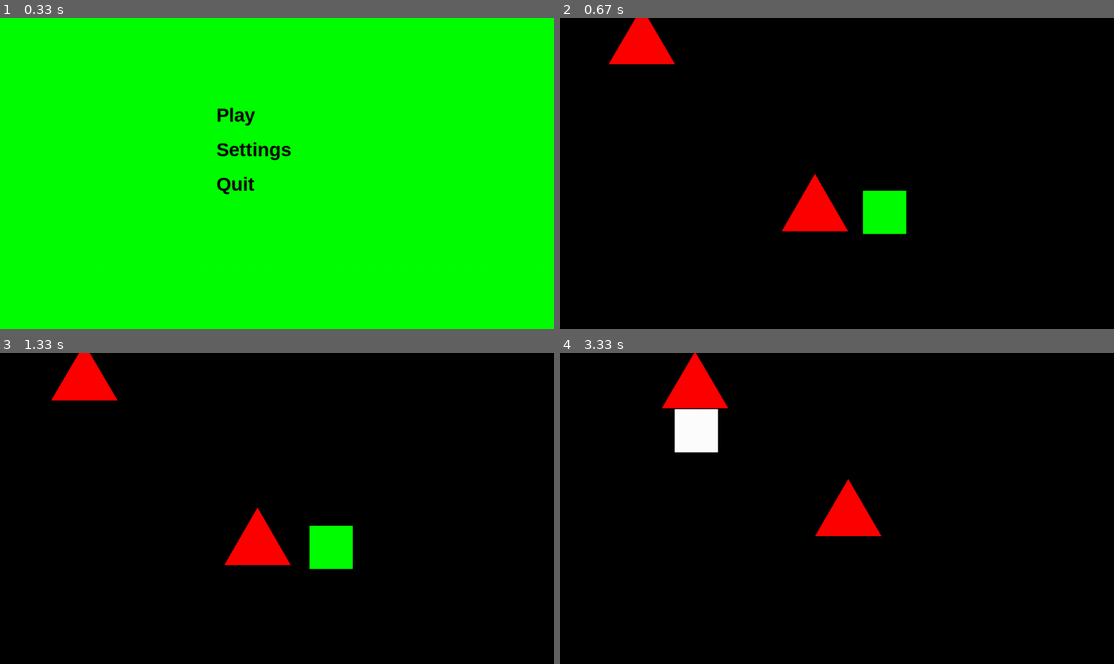
Above: before the commit, frames 1-4 (two rows, left to right).
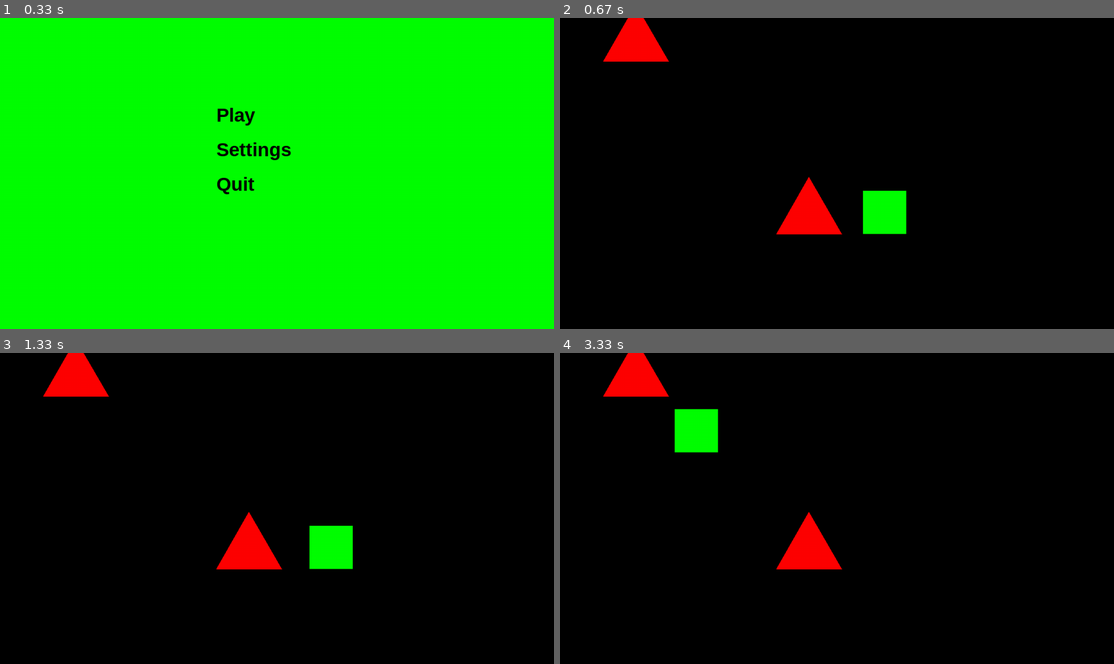
Above: after the commit, the same moments.

Repository: surfaceofbacon/pygame_rpg
Game: pygame game, started from main.py
Two runs of this game, one before a commit and one after it. Both use one fixed random seed, a clock stepped at 60 frames per second and the inputs below.
Inputs:
- Up to frame 1 (0.33 s): no input
- Up to frame 2 (0.67 s): click "Play" at 0.38 s
- Up to frame 3 (1.33 s): hold Esc 0.67-1.13 s; hold D 0.67-1.13 s; click "Resume" at 1.22 s
- Up to frame 4 (3.33 s): hold D 1.5-1.97 s; hold W 2-2.3 s; hold A 2.33-2.8 s; hold A from 2.83 s (still down)

Frame 1 is identical in both runs. In frame 2, 1.0% of the frame differs, in the area x 7-53%, y 0-70%; in frame 3, 1.3%; in frame 4, 5.5%, in the area x 7-59%, y 0-70%.

Commit message:
im pushing a bug...dont mind me

Diff:
--- a/check_ticks.py
+++ b/check_ticks.py
@@ -1,8 +1,13 @@
 import enemies
+import weapons
 
 
 def check(enemy):
-    if enemy.tick <= 0:
+    if enemy.tick <= 0 and type(enemy) == enemies.Hexagon:
+        print('shoot')
+        weapons.spawn_bullet(enemy)
+        enemy.tick = enemy.tick_speed
+    elif enemy.tick <= 0:
         enemy.attack()
         enemy.tick = enemy.tick_speed
     else:
--- a/draw_shape.py
+++ b/draw_shape.py
@@ -20,3 +20,16 @@
     vert_5 = (vert_4[0] - side_length, vert_4[1])
     dimension = vert_1, vert_2, vert_3, vert_4, vert_5
     pygame.draw.polygon(window.window, color, dimension)
+
+
+def draw_hexagon(color, start, size):
+    area = size * 1000
+    side_length = math.sqrt((2 * area) / (3 * math.sqrt(3)))
+    vert_1 = (start[0], start[1])
+    vert_2 = (vert_1[0] - (side_length * math.sin(math.pi / 6)), vert_1[1] - (side_length * math.cos(math.pi / 6)))
+    vert_3 = (vert_2[0] + (side_length * math.sin(math.pi / 6)), vert_2[1] - (side_length * math.cos(math.pi / 6)))
+    vert_4 = (vert_3[0] + side_length, vert_3[1])
+    vert_5 = (vert_4[0] + (side_length * math.sin(math.pi / 6)), vert_4[1] + (side_length * math.cos(math.pi / 6)))
+    vert_6 = (vert_5[0] - (side_length * math.sin(math.pi / 6)), vert_5[1] + (side_length * math.cos(math.pi / 6)))
+    dimension = vert_1, vert_2, vert_3, vert_4, vert_5, vert_6
+    pygame.draw.polygon(window.window, color, dimension)
--- a/enemies.py
+++ b/enemies.py
@@ -4,9 +4,12 @@
 import colors
 import draw_shape
 import player
+import weapons
+
 triangle_tick_speed = 5
 triangle_color = colors.red
 pentagon_color = colors.green
+hexagon_color = colors.blue
 enemies_list = []
 
 
@@ -25,7 +28,7 @@
     def kill(self):
         self.alive = False
 
-    def move(self, current_player_position: tuple, current_enemy_position: tuple):
+    def move_enemy(self, current_player_position: list, current_enemy_position: list):
         x_distance = (current_enemy_position[0] - current_player_position[0])
         y_distance = (current_enemy_position[1] - current_player_position[1])
         angle = math.atan(y_distance/x_distance)
@@ -33,6 +36,7 @@
             angle += math.pi
         self.position[0] += self.speed * math.cos(angle)
         self.position[1] += self.speed * math.sin(angle)
+
 
 
 class Triangle(Enemy):
@@ -74,3 +78,24 @@
             self.count = 1
         else:
             self.count -= 1
+
+
+class Hexagon(Enemy):
+    damage = 6
+    AC = 5
+    health = 10
+    speed = 5
+    range = 500
+    color = colors.black
+    tick_speed = 100
+    tick = 100
+
+    def draw(self, size):
+        draw_shape.draw_hexagon(self.color, self.position, size)
+
+    def check_color(self):
+        if self.count <= 0:
+            self.color = hexagon_color
+            self.count = 1
+        else:
+            self.count -= 1
--- a/movement.py
+++ b/movement.py
@@ -39,5 +39,3 @@
     if keys[pygame.K_ESCAPE]:
         boolean.play = False
         boolean.bool_pause = True
-def move(player_postion, enemy):
-    enemy.move(player_postion, enemy.position)
--- a/play_Screen.py
+++ b/play_Screen.py
@@ -1,8 +1,8 @@
 import boolean
-import draw_shape
+import weapons
 import enemies
 import window
-import random
+import player
 import colors
 levels = [colors.black, colors.white, colors.red, colors.green, colors.blue, colors.yellow, colors.cyan, colors.magenta, colors.gray]
 number = 0
@@ -26,4 +26,8 @@
     elif levels[num] == colors.white:
         pentagon_enemy = enemies.Pentagon([100, 100])
         enemies.enemies_list.append(pentagon_enemy)
+
+    elif levels[num] == colors.red:
+        hexagon_enemy = enemies.Hexagon([500, 500])
+        enemies.enemies_list.append(hexagon_enemy)
     boolean.generated = True
--- a/player.py
+++ b/player.py
@@ -23,6 +23,7 @@
         self.health = health
         self.color = color
         self.count = 5
+
     def attack(self, weapon, enemy):       # attack method gives the ability to attack enemies
         attack.attack(weapon, enemy)
 
--- a/weapons.py
+++ b/weapons.py
@@ -1,3 +1,11 @@
+import pygame
+import weapons
+import player
+import window
+import colors
+import math
+bullets = []
+bullet_position = []
 class Weapon:    # creates weapon class
 
     def __init__(self, modifier, damage, crit_chance, range):  # assigns modifier, damage, and crit_chance to
@@ -9,3 +17,30 @@
 
 
 iron_sword = Weapon(3, 5, 3, 150)    # creates an instance of a weapon and assigns it to a iron sword
+
+
+class Bullet:
+
+    def __init__(self, player_position: tuple):
+        self.player_position = player_position
+        self.speed = 10
+        self.x_distance = (bullet_position[0][0] - self.player_position[0])
+        self.y_distance = (bullet_position[0][1] - self.player_position[1])
+        self.angle = math.atan(self.y_distance / self.x_distance)
+        if self.x_distance > 0:
+            self.angle += math.pi
+        print(player_position)
+
+    def draw(self):
+        rectangle = (bullet_position[0][0], bullet_position[0][1], 10, 10)
+        pygame.draw.rect(window.window, colors.black, rectangle)
+
+    def move_bullet(self):
+        bullet_position[0][0] += self.speed * math.cos(self.angle)
+        bullet_position[0][1] += self.speed * math.sin(self.angle)
+
+
+def spawn_bullet(enemy):
+    bullet_position.append(enemy.position)
+    bullet = weapons.Bullet((player.cube_x, player.cube_y))
+    weapons.bullets.append(bullet)
--- a/window_refresh.py
+++ b/window_refresh.py
@@ -3,6 +3,7 @@
 import movement
 import player
 import reset
+import weapons
 import window
 import start_menu
 import settings_menu
@@ -26,7 +27,11 @@
         for enemy in enemies.enemies_list:
             enemy.draw(10)
             enemy.check_color()
-            movement.move(player_position, enemy)
+            #enemy.move_enemy(player_position, enemy.position)
+        for bullet in weapons.bullets:
+
+            bullet.draw()
+            bullet.move_bullet()
         if hero.health <= 0:
             reset.game_reset()
     if boolean.settings:
